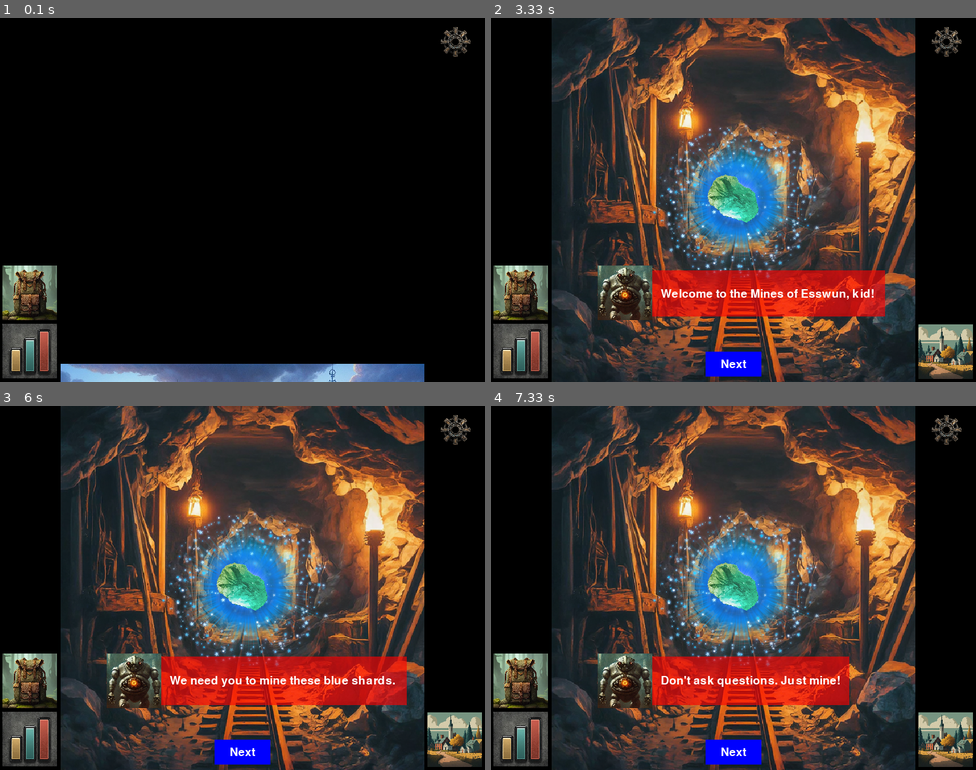
Above: before the commit, frames 1-4 (two rows, left to right).
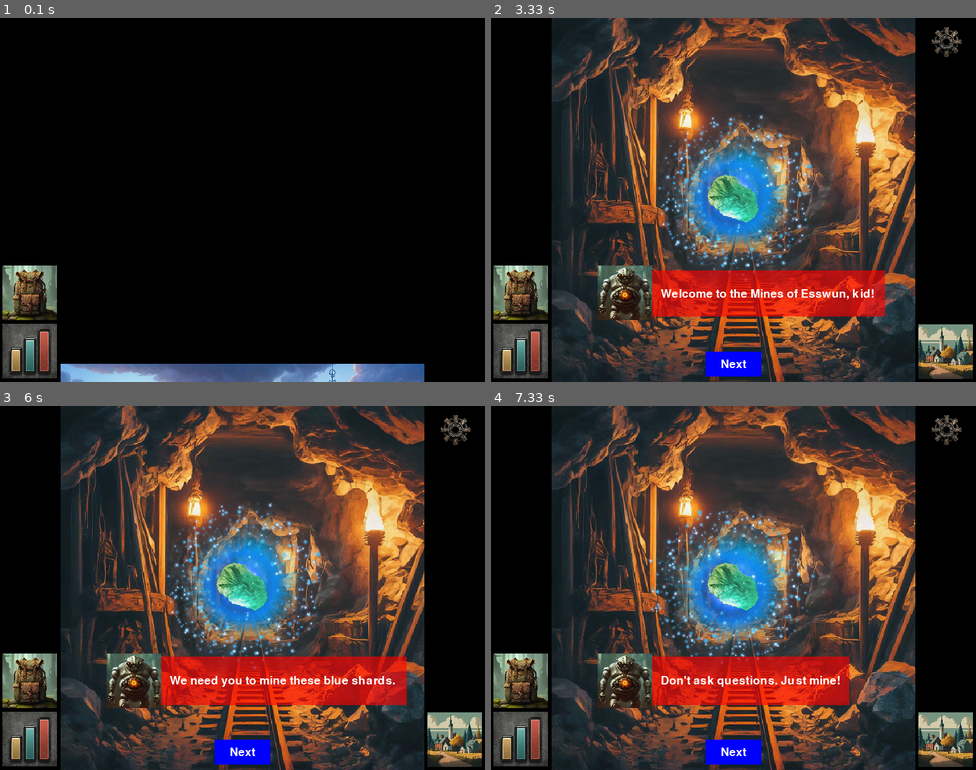
Above: after the commit, the same moments.

Repository: booltastic/Opus-PyGame-Project
Game: pygame game, started from main.py
Same seed, same stepped clock (60 frames per second), same inputs: the game is played once before the commit and once after it.
Inputs (mouse positions are in pixels of both pictures, inside the frame that each line leads up to):
- Up to frame 1 (0.1 s): no input
- Up to frame 2 (3.33 s): press the mouse at (617, 203) at 0.37 s; move the mouse to (699, 243) at 0.47 s; release the mouse at (782, 280) at 0.6 s; press the mouse at (660, 210) at 3.2 s; move the mouse to (699, 272) at 3.3 s
- Up to frame 3 (6 s): release the mouse at (247, 722) at 3.43 s; press the mouse at (242, 751) at 3.53 s; move the mouse to (334, 602) at 3.63 s; release the mouse at (426, 453) at 3.77 s; press the mouse at (455, 427) at 3.87 s; move the mouse to (271, 467) at 3.97 s; release the mouse at (87, 507) at 4.1 s; press the mouse at (242, 515) at 4.2 s; move the mouse to (300, 515) at 4.3 s; release the mouse at (358, 518) at 4.43 s; press the mouse at (242, 588) at 5.03 s; move the mouse to (286, 529) at 5.13 s; release the mouse at (334, 467) at 5.27 s; press the mouse at (242, 751) at 5.37 s; move the mouse to (271, 697) at 5.47 s; release the mouse at (300, 638) at 5.6 s; press the mouse at (242, 751) at 5.7 s; move the mouse to (266, 668) at 5.8 s; release the mouse at (291, 580) at 5.93 s
- Up to frame 4 (7.33 s): press the mouse at (946, 427) at 6.03 s; move the mouse to (840, 442) at 6.13 s; release the mouse at (733, 453) at 6.27 s; press the mouse at (733, 515) at 6.37 s; move the mouse to (811, 577) at 6.47 s; release the mouse at (893, 642) at 6.6 s; press the mouse at (733, 751) at 6.7 s; move the mouse to (806, 649) at 6.8 s; release the mouse at (879, 551) at 6.93 s; press the mouse at (733, 751) at 7.03 s; move the mouse to (791, 704) at 7.13 s; release the mouse at (845, 657) at 7.27 s

The runs differ from the first frame. In frame 1, 0.2% of the frame differs, in the area x 90-97%, y 2-11%; in frame 2, 4.0%; in frame 3, 4.0%; in frame 4, 4.2%, in the area x 32-68%, y 28-72%.

Commit message:
Add files via upload

Diff:
--- a/drawfunctions.py
+++ b/drawfunctions.py
@@ -2,8 +2,6 @@
 from config import *
 from images import *
 from gamedata import *
-#from main import SystemHandler
-
 
 def draw_inventory():
     shard_string = 'Shards: ' + str(int(GameData.shard))
@@ -28,22 +26,20 @@
     get_text_box(minestr_string, 35, (WINDOW_WIDTH * 0.5, WINDOW_HEIGHT * 0.6), BLACK, 'center', 1)
 
 def draw_mainclicktarget():
-    # self.get_mouse_status()
-    # timer = int(counter / 3)
-    # for i in range(0, 1):
-    #     if timer % 3 == i:
-    #         glowing_background_rect = background_glow_icon1.get_rect(center=screen_center)
-    #         screen.blit(background_glow_icon1, glowing_background_rect)
-    # for i in range(1, 2):
-    #     if timer % 3 == i:
-    #         glowing_background_rect = background_glow_icon2.get_rect(center=screen_center)
-    #         screen.blit(background_glow_icon2, glowing_background_rect)
-    # for i in range(2, 3):
-    #     if timer % 3 == i:
-    #         glowing_background_rect = background_glow_icon3.get_rect(center=screen_center)
-    #         screen.blit(background_glow_icon3, glowing_background_rect)
-    glowing_background_rect = background_glow_icon3.get_rect(center=screen_center)
-    screen.blit(background_glow_icon3, glowing_background_rect)
+    get_mouse_status()
+    timer = int(GameData.counter / 3)
+    for i in range(0, 1):
+        if timer % 3 == i:
+            glowing_background_rect = background_glow_icon1.get_rect(center=screen_center)
+            screen.blit(background_glow_icon1, glowing_background_rect)
+    for i in range(1, 2):
+        if timer % 3 == i:
+            glowing_background_rect = background_glow_icon2.get_rect(center=screen_center)
+            screen.blit(background_glow_icon2, glowing_background_rect)
+    for i in range(2, 3):
+        if timer % 3 == i:
+            glowing_background_rect = background_glow_icon3.get_rect(center=screen_center)
+            screen.blit(background_glow_icon3, glowing_background_rect)
 
     glowingrockicon_rect = glowingrockicon.get_rect(center=screen_center)
     darken_on_click(glowingrockicon_rect, glowingrockicon, glowingrockicon2)
@@ -82,10 +78,10 @@
 
 #Draw settings icon
 def draw_settings_icon():
-    # if counter>60:
-    settings_rect = settings_icon.get_rect(center=(WINDOW_WIDTH * 0.937, WINDOW_HEIGHT * 0.065))
-    screen.blit(settings_icon, settings_rect)
-    return settings_rect
+    if GameData.counter>60:
+        settings_rect = settings_icon.get_rect(center=(WINDOW_WIDTH * 0.937, WINDOW_HEIGHT * 0.065))
+        screen.blit(settings_icon, settings_rect)
+        return settings_rect
 
 # Next Button
 def draw_button(buttontext, buttonheight=0.95):
--- a/gamedata.py
+++ b/gamedata.py
@@ -11,6 +11,7 @@
     minerstrcost = 0
     workercost = 0
     fightActive = False
+    counter = 0
 
 class Fighter:
     def __init__(self, name,health,attack):
--- a/images.py
+++ b/images.py
@@ -2,18 +2,18 @@
 from config import *
 
 def load_img(imagefile, size):
-    imageicon = pygame.image.load(imagefile)
+    imageicon = pygame.image.load('Assets/'+imagefile)
     imageicon = pygame.transform.scale(imageicon, (size))
     return imageicon
 
-introimage = pygame.image.load('IntroScreen.jpeg')
-quainttownimage = pygame.image.load('QuaintTownSquare.png')
-level1minesceneimage = pygame.image.load('RockyMineLevel1.png')
-minersguildimage = pygame.image.load('MinersGuildInterior.png')
-loadgamescreenimage = pygame.image.load('LoadGameScreen.jpg')
-backpackscreenimage = pygame.image.load('Backpack_Background_Image.jpg')
-stats_page_image = pygame.image.load('Statistic_Background_Image.jpg')
-treebuildingscene = pygame.image.load('TreeBuilding.png')
+introimage = pygame.image.load('Assets/'+'IntroScreen.jpeg')
+quainttownimage = pygame.image.load('Assets/'+'QuaintTownSquare.png')
+level1minesceneimage = pygame.image.load('Assets/'+'RockyMineLevel1.png')
+minersguildimage = pygame.image.load('Assets/'+'MinersGuildInterior.png')
+loadgamescreenimage = pygame.image.load('Assets/'+'LoadGameScreen.jpg')
+backpackscreenimage = pygame.image.load('Assets/'+'Backpack_Background_Image.jpg')
+stats_page_image = pygame.image.load('Assets/'+'Statistic_Background_Image.jpg')
+treebuildingscene = pygame.image.load('Assets/'+'TreeBuilding.png')
 
 towniconimage = load_img('TownIcon.png', small_icon)
 treebuildingicon = load_img('TreeBuilding.png', medium_icon)
--- a/main.py
+++ b/main.py
@@ -18,12 +18,11 @@
 class SystemHandler:
     def __init__(self):
         #self.state = 'INTRO'
-        self.counter = 0
+        #self.counter = 0
         # Set up the display
         pygame.display.set_caption("Practice Clicker Game")
         self.clock = pygame.time.Clock()
         self.FPS = 30
-        self.timecounter = 0
         self.thirdFPS = 0
         self.timer = 0
         self.stimer = 0
@@ -49,9 +48,6 @@
     def get_mouse_status(self):
         self.mouse_clicked = pygame.mouse.get_pressed()[0] #continuously is checking each frame
         self.mouse_pos = pygame.mouse.get_pos()
-
-    def increment_counter(self):
-        self.counter += 1
 
     # Make shard
     def make_click_shard(self):
@@ -118,7 +114,7 @@
         rects = {}
         introstring = 'Welcome to Mine.Cafe!'
         newgametext = ['New Game', 'Load Game']
-        timer = int(self.counter)
+        timer = int(GameData.counter)
         background_image = pygame.transform.scale(introimage, (WINDOW_HEIGHT, WINDOW_HEIGHT))
         if timer < 60:
             HEIGHT = WINDOW_HEIGHT*(1.5-(timer/60)) #blit exactly off screen. at 0.5, it will be centered. want it to take 60 frames.
@@ -133,7 +129,7 @@
         return rects
 
     def intro_events(self, rects):
-        if self.counter>60:
+        if GameData.counter>60:
             if rects['new_game_rect'].collidepoint(self.event.pos):
                 self.change_state('TUTORIAL')
             if rects['load_game_rect'].collidepoint(self.event.pos):
@@ -462,7 +458,7 @@
             screen.fill(BLACK)  # Passively fills all blank space
             # Event handling
             #self.game_timer()  # total frame number
-            self.increment_counter()
+            GameData.counter += 1
             self.auto_miners()
             self.backpack_rect = draw_backpack_icon()
             self.statistics_rect = draw_stats_icon()
@@ -478,7 +474,7 @@
                 elif self.event.type == pygame.MOUSEBUTTONDOWN:
                     if GameData.state == 'INTRO':
                         self.intro_events(rects)
-                        if self.counter>60:
+                        if GameData.counter>60:
                             if self.settings_rect.collidepoint(self.event.pos):
                                 self.change_state('SETTINGS')
                     elif self.settings_rect.collidepoint(self.event.pos):
Binary file added: Assets/BackpackImage.jpg
Binary file added: Assets/Backpack_Background_Image.jpg
Binary file added: Assets/BlacksmithRoom.jpg
Binary file added: Assets/Buildings.png
Binary file added: Assets/CreepyForest.png
Binary file added: Assets/DarkenedHireWorkerIcon.png
Binary file added: Assets/DarkenedIsolatedGlowingRockIcon.png
Binary file added: Assets/DarkenedIsolatedGlowingRockIcon2.png
Binary file added: Assets/DarkenedMinersGuildLogo.png
Binary file added: Assets/DarkenedShopRobotMiner.jpg
Binary file added: Assets/DarkenedStrengthUpImage.png
Binary file added: Assets/ForestScene.png
(and 26 more such lines)
